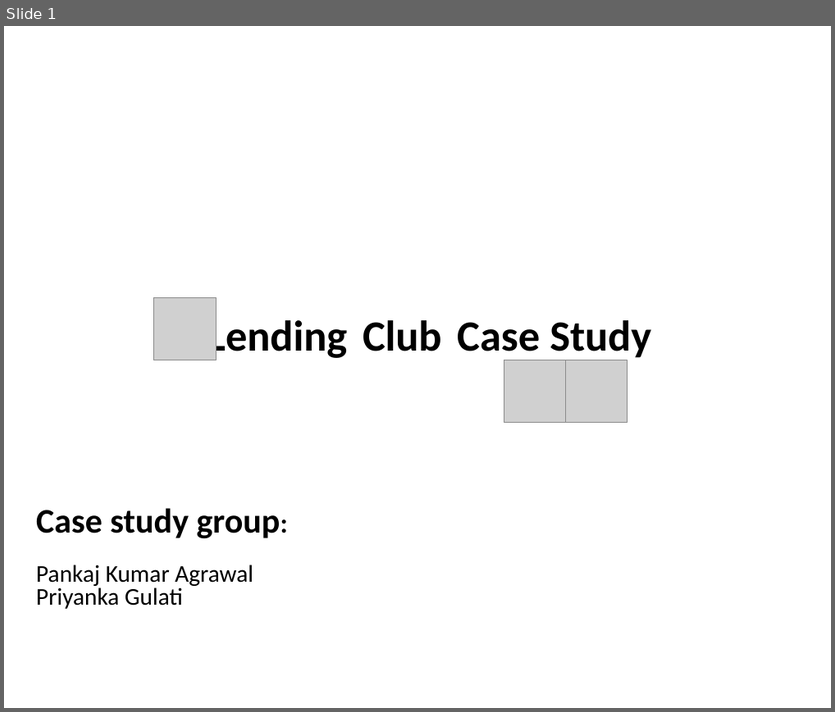
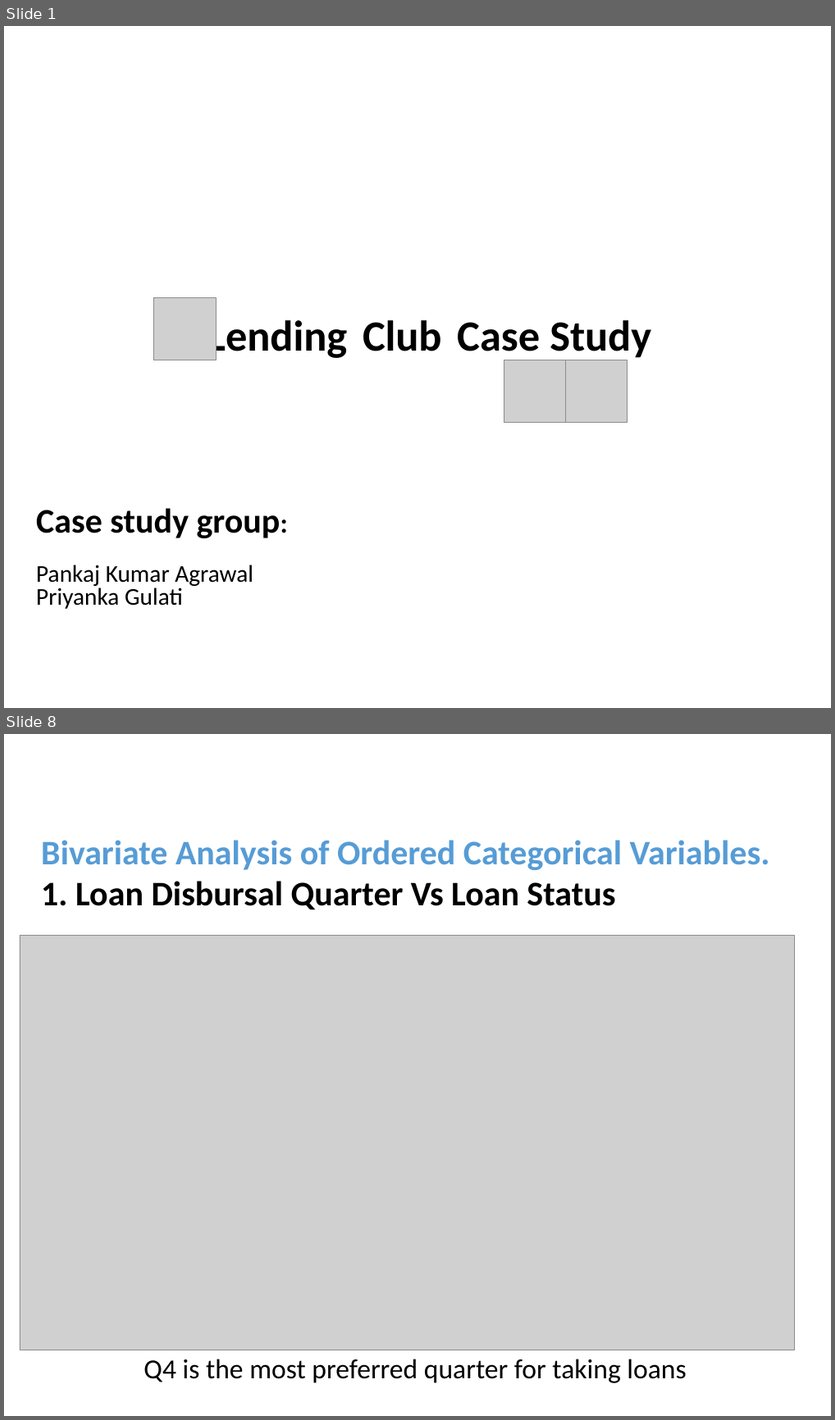
Before and after one commit to pankaj8blr/lendingClub, a slide deck: lending_club_case_study.pptx. Shown one above the other, each under a label of ours: slide 1 before the commit, slides 1 and 8 after it; the slides between them are not shown. The pictures are 835x712 and 835x1420 pixels, drawn with LibreOffice and Linux fonts; fonts in the diff are those of the drawing; grey boxes stand for pictures; background and template pictures are left out. Boxes give left, top, right and bottom in pixels: in the first picture for what was removed or moved away, otherwise in the second. Text is boxed around its words. In the diff, an @@ line names an element or a change of style, - is before the commit and + after.

```diff
--- a/lending_club_case_study.pptx
+++ b/lending_club_case_study.pptx
@@ slide 8 added at box(4, 734, 831, 1416), background #FFFFFF @@
@@ text added at box(41, 840, 770, 910), 40 pt, text #569CD6, bold @@
+Bivariate Analysis of Ordered Categorical Variables.
+1. Loan Disbursal Quarter Vs Loan Status
@@ picture added at box(20, 936, 794, 1350) @@
@@ text added at box(143, 1359, 685, 1383), 32 pt, text #000000 @@
+Q4 is the most preferred quarter for taking loans
```
Also in this commit, not shown: 5 slides changed, 14 other slides added, 1 slide removed, 2 other files.
